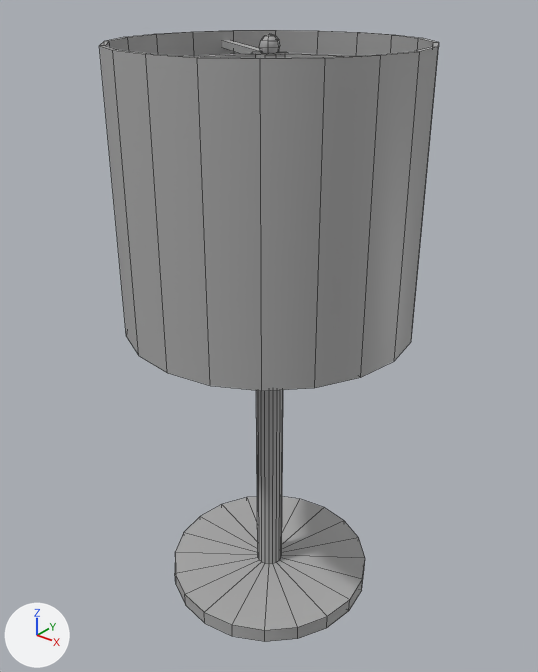
Before and after pictures for a commit that changed the FBX model UnRequited Crimes/Assets/Level Items/StaticMeshes/Lamp.fbx.
One viewpoint serves both versions: a 50 mm camera at (0.44, -0.551, 0.655) aimed at (-0.003, 0.003, 0.312). Arrows for +X, +Y and +Z are at lower left; the lights stay in place. Mesh edges are drawn as thin lines. Where no turn or scale is listed for an object, it has been applied to the vertices.

Names of what the first picture shows: 'Lamp'.
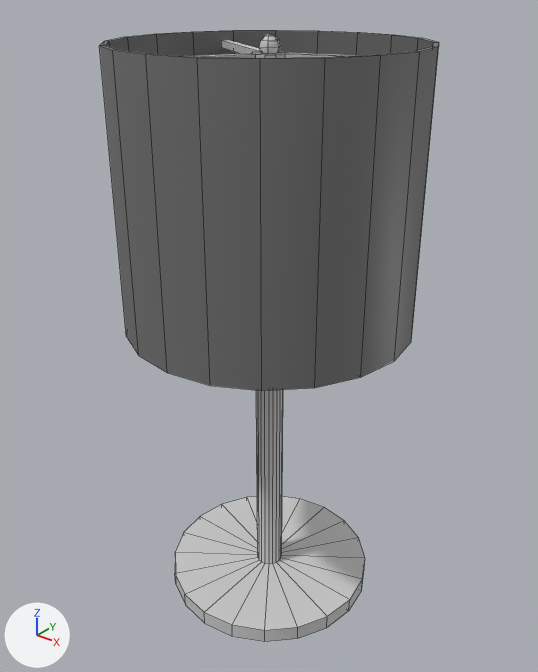
What changed in the scene script:
```text
Add mat_lambert3:
    mat_lambert3 = principled_material('lambert3')
    mat_lambert3.base_color = (0.168, 0.168, 0.168)  # grey #727272
Add mat_lambert4:
    mat_lambert4 = principled_material('lambert4')
    mat_lambert4.base_color = (0.606, 0.606, 0.606)  # light grey #cccccc
Change me_mesh:
    where me_mesh.from_pydata(...)  # 406 vertices, 447 faces; spans x -0.147..0.147, y -0.147..0.147, z 0.0..0.609
    used by ob_lamp; location = (0.0, 0.0, 0.0)
    me_mesh part 1: 263 of the faces centred in x -0.121..0.138, y -0.131..0.078, z 0.421..0.608 switch from mat_standardsurface1 (grey #aaaaaa) to mat_lambert4 (light grey #cccccc)
    me_mesh part 2: 80 of the faces centred in x -0.113..0.113, y -0.113..0.113, z 0.0..0.218 switch from mat_standardsurface1 (grey #aaaaaa) to mat_lambert4 (light grey #cccccc)
    me_mesh part 3: all 40 faces centred in x -0.144..0.144, y -0.144..0.144, z 0.468 switch from mat_standardsurface1 (grey #aaaaaa) to mat_lambert3 (grey #727272)
    me_mesh part 4: all 20 faces centred in x -0.141..0.141, y -0.141..0.141, z 0.602 switch from mat_standardsurface1 (grey #aaaaaa) to mat_lambert3 (grey #727272)
```

What differs and where, as boxes [x1, y1, x2, y2] in the pictures (538 x 672 px):
part 1 of me_mesh, recoloured
    both: [197, 34, 359, 58]
part 2 of me_mesh, recoloured
    both: [175, 390, 365, 642]
part 3 of me_mesh, recoloured
    both: [99, 31, 439, 391]
part 4 of me_mesh, recoloured
    both: [100, 30, 439, 59]
